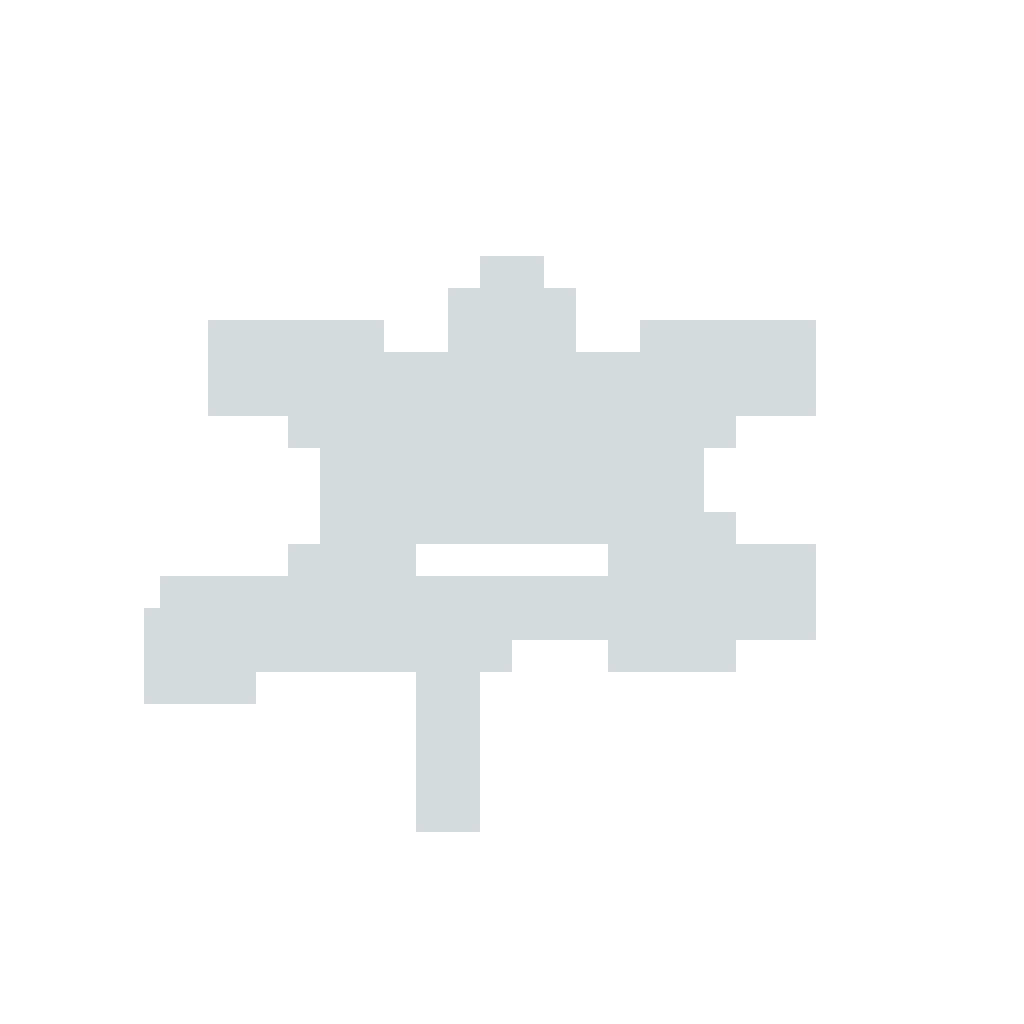
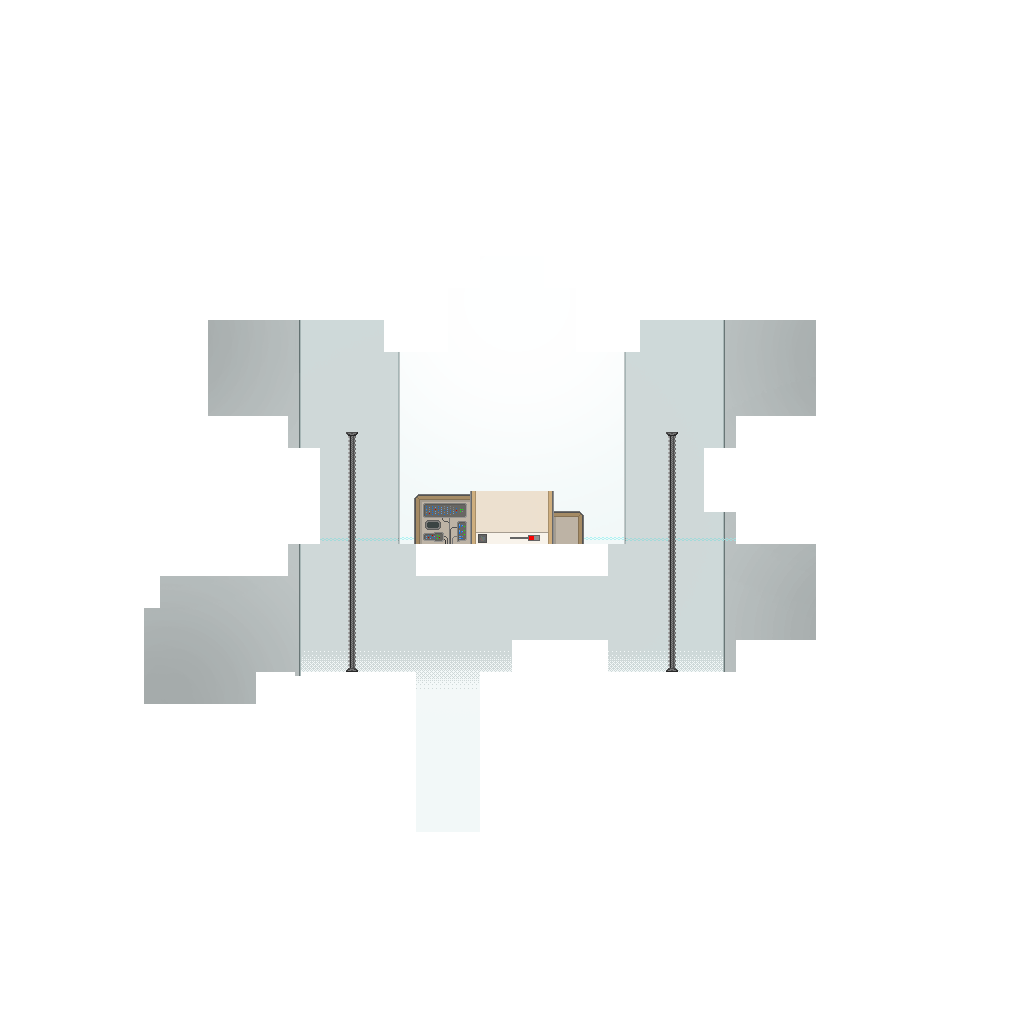
Before/after of a (1024, 1024) layered artwork. What changed in the layer stack:
painted on "Layer 4" over [144, 491, 584, 704]
painted on "Layer 3" over [144, 256, 816, 704]
painted on "Layer 2" over [346, 320, 816, 672]
painted on "Layer 1" over [144, 256, 816, 832]
